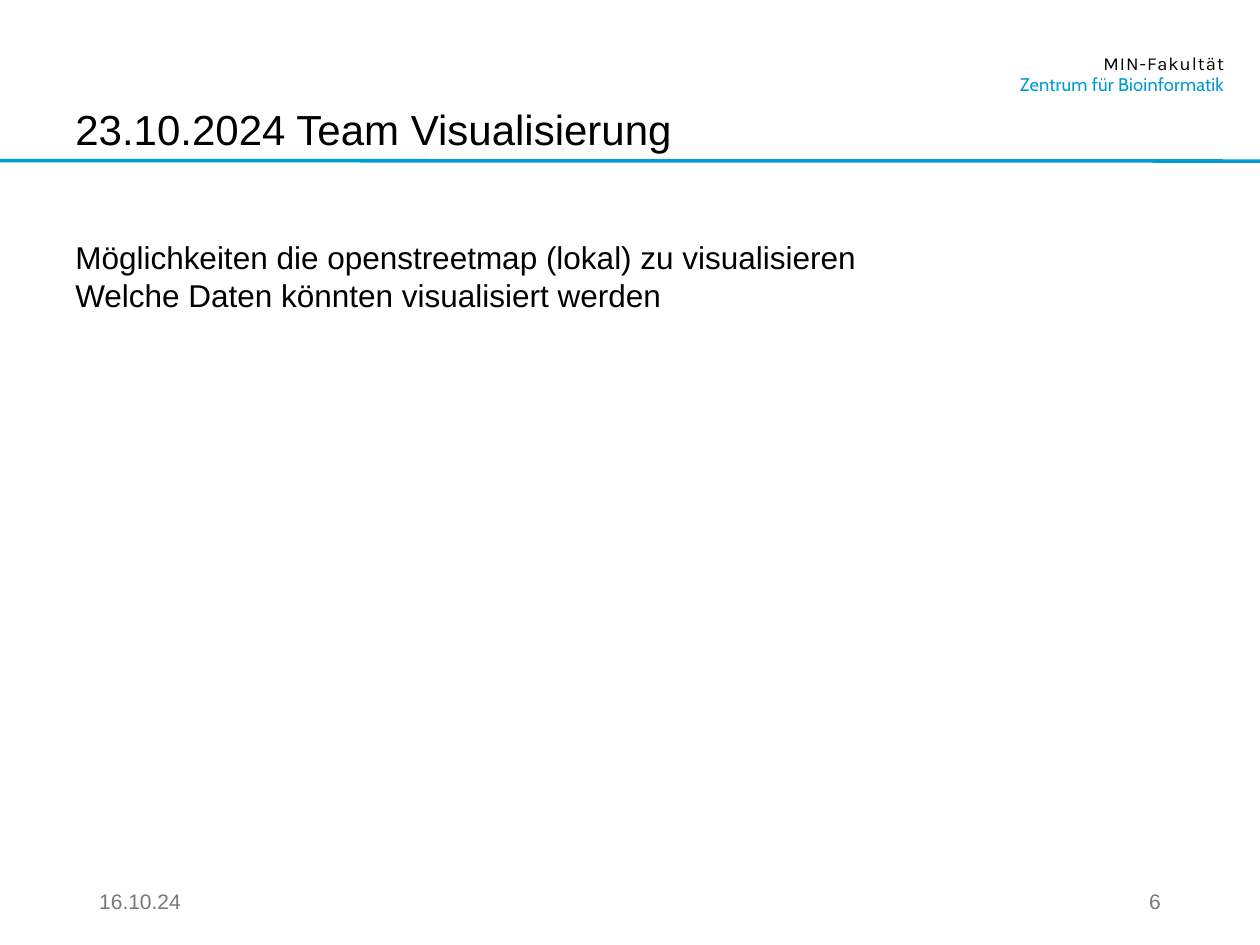
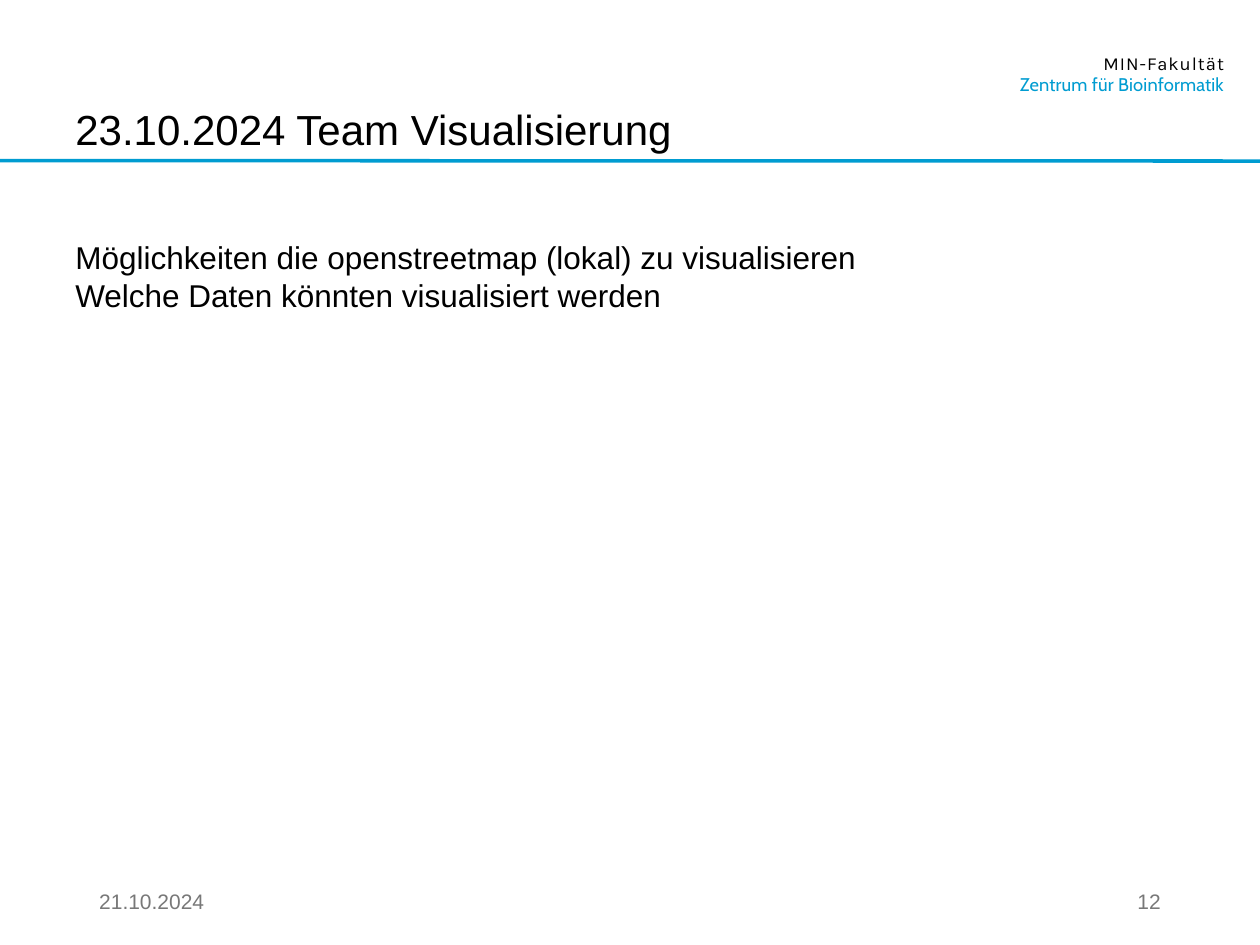
Before and after one commit to Mikkoko112/TLDHamburg, a slide deck: slide 13 of CiS-Projekt.pptx (slide 7 before the commit). Drawn at 1260x945 pixels with LibreOffice and Linux fonts; fonts in the diff are those of the drawing; background and template pictures are left out. Boxes give left, top, right and bottom in pixels: in the first picture for what was removed or moved away, otherwise in the second. Text is boxed around its words. In the diff, an @@ line names an element or a change of style, - is before the commit and + after.

```diff
--- a/CiS-Projekt.pptx
+++ b/CiS-Projekt.pptx
@@ text at (99, 894, 204, 909): text changed @@
-16.10.24
+21.10.2024
@@ page number at (1137, 894, 1160, 909): text changed @@
-6
+12
```
Also in this commit, not shown: 5 other slides changed, 6 slides added.
